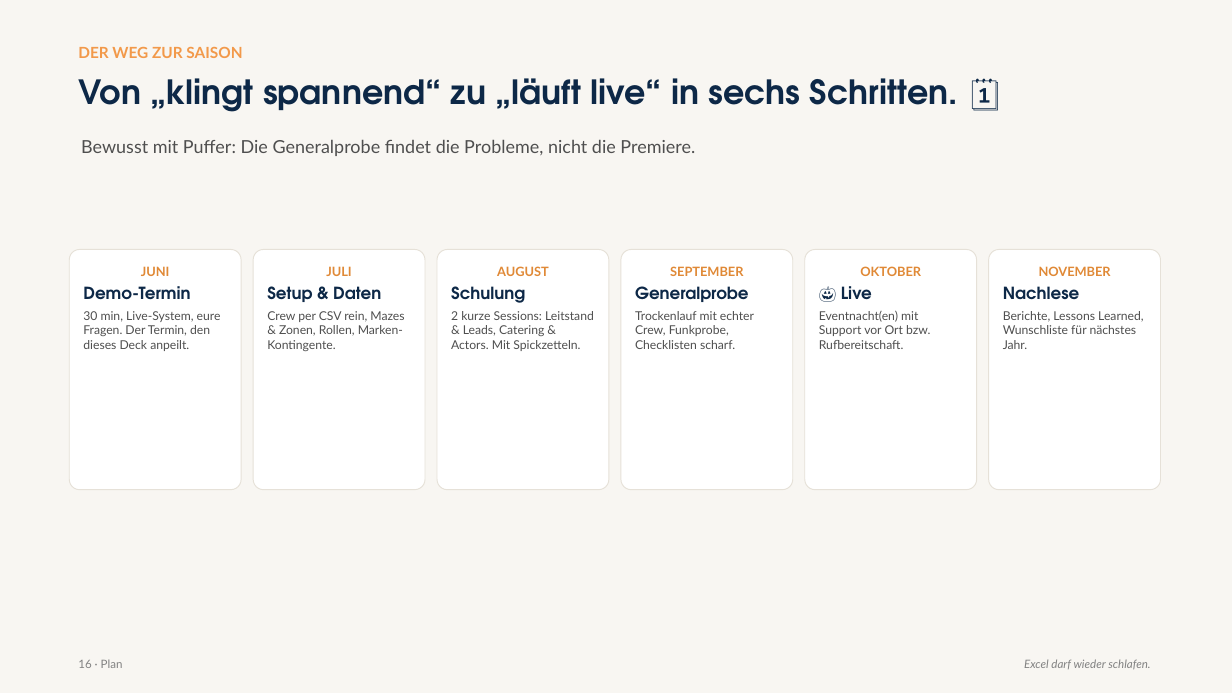
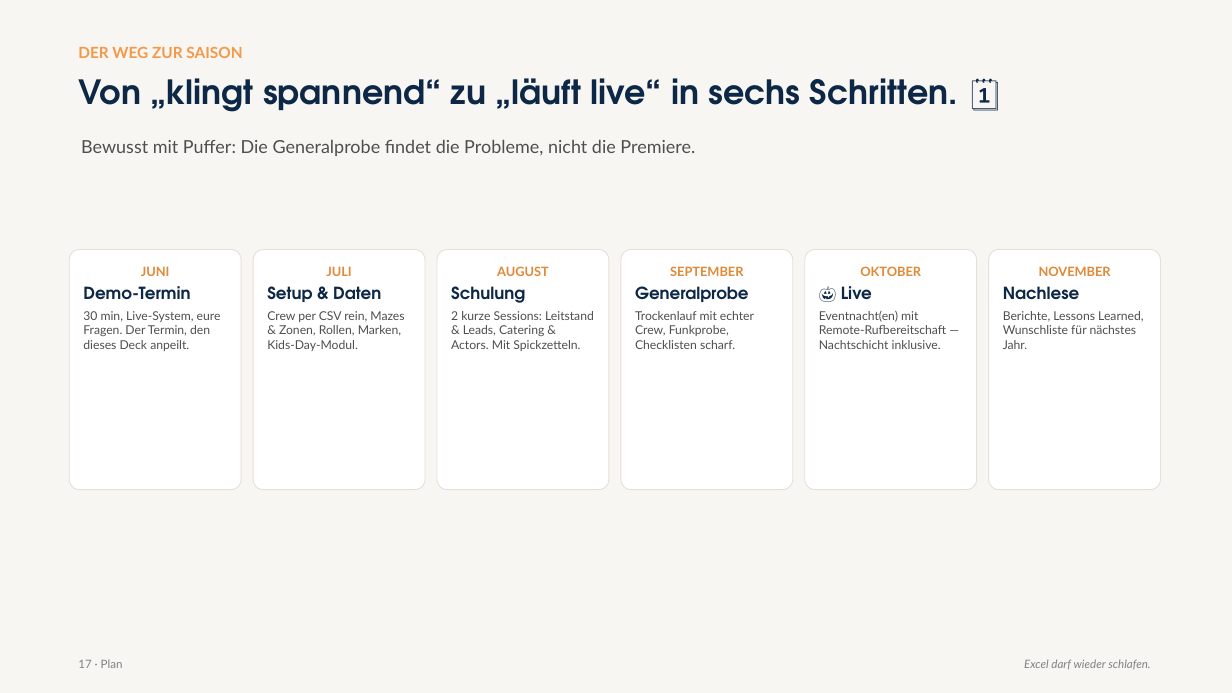
Before and after one commit to Lootziffer666/HORRORGETICON-OPS, a slide deck: slide 17 of pitch/Horrorgeticon_Ops_Pitchdeck.pptx (slide 16 before the commit). Drawn at 1232x693 pixels with LibreOffice and Linux fonts; fonts in the diff are those of the drawing. Boxes give left, top, right and bottom in pixels: in the first picture for what was removed or moved away, otherwise in the second. Text is boxed around its words. In the diff, an @@ line names an element or a change of style, - is before the commit and + after.

```diff
--- a/pitch/Horrorgeticon_Ops_Pitchdeck.pptx
+++ b/pitch/Horrorgeticon_Ops_Pitchdeck.pptx
@@ text in rounded rectangle at bbox=[267, 311, 404, 351]: text changed @@
-Crew per CSV rein, Mazes & Zonen, Rollen, Marken-Kontingente.
+Crew per CSV rein, Mazes & Zonen, Rollen, Marken, Kids-Day-Modul.
@@ text in rounded rectangle at bbox=[819, 311, 946, 349]: text changed @@
-Eventnacht(en) mit Support vor Ort bzw. Rufbereitschaft.
+Eventnacht(en) mit Remote-Rufbereitschaft — Nachtschicht inklusive.
@@ text at bbox=[78, 659, 123, 668]: text changed @@
-16 · Plan
+17 · Plan
```
Also in this commit, not shown: 4 other slides changed, 1 slide added, 2 other files.
